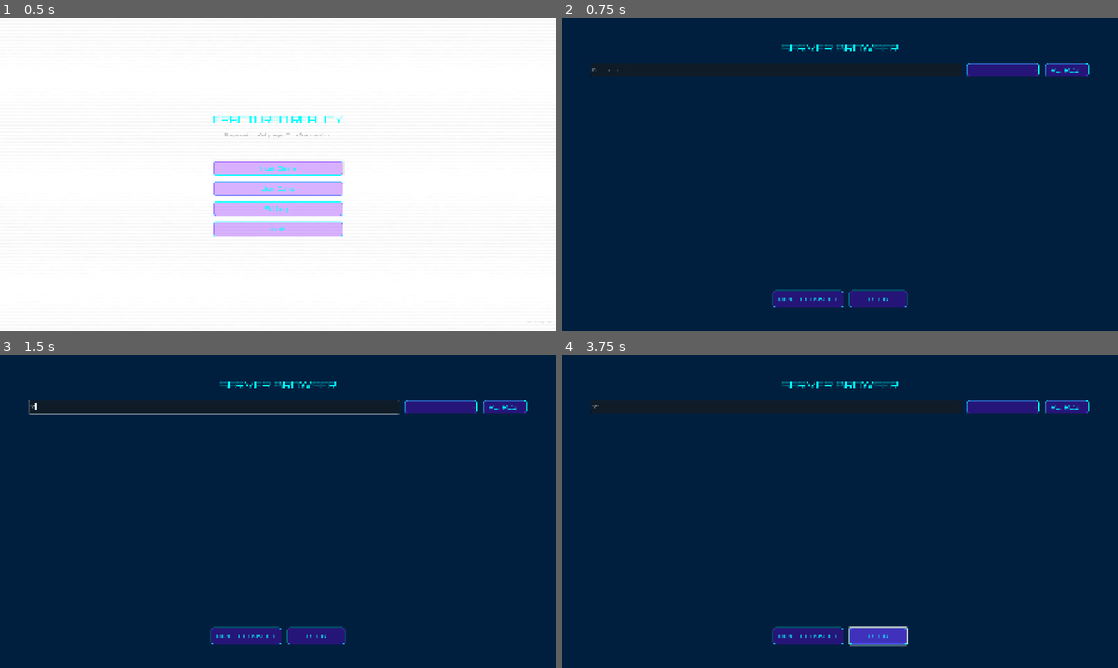
Above: before the commit, frames 1-4 (two rows, left to right).
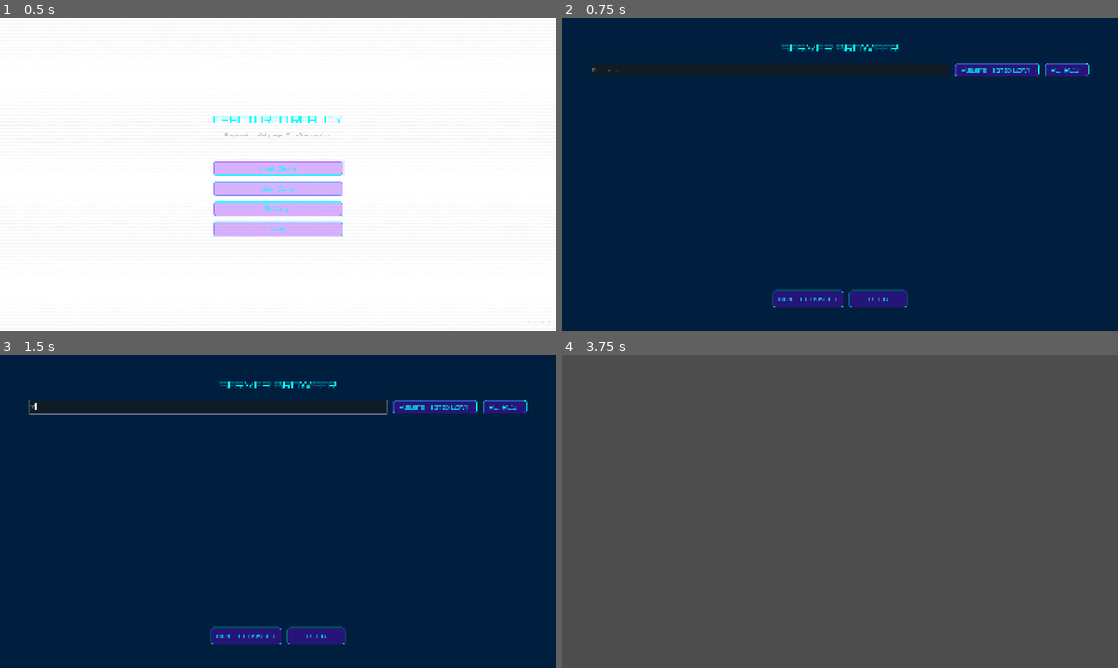
Above: after the commit, the same moments.

Repository: Fallrod2/Fractured-Reality
Game: Godot game, scene res://scenes/ui/main_menu.tscn
The game is run twice, just before and just after one commit, with the same random seed, the same clock (stepped at 60 frames per second) and the same inputs.
Inputs (mouse positions are in pixels of both pictures, inside the frame that each line leads up to; where the layout moved, square brackets give the same spot in the first picture):
- Up to frame 1 (0.5 s): no input
- Up to frame 2 (0.75 s): click "Join Game" at 0.5 s
- Up to frame 3 (1.5 s): click (211, 408) at 1.27 s; type "12" at 1.35 s
- Up to frame 4 (3.75 s): click (995, 408) [1001, 408] at 2 s; click "REFRESH" at 2.75 s; click "BACK" at 3.5 s

Frame 1 is identical in both runs. In frame 2, 0.2% of the frame differs, in the area x 70-85%, y 14-19%; in frame 3, 0.2%; in frame 4, 100%, in the area x 0-100%, y 0-100%.
Error before the commit: Parse Error: Cannot infer the type of "filter_text" variable because the value doesn't have a set type. (res://scripts/ui/server_browser.gd:94)
Error after the commit: Cannot call method 'get_children' on a null value. (res://scripts/ui/server_browser.gd:51)

Commit message:
[Fix] Add explicit type hint to filter_text variable
Fixed GDScript type inference error in server_browser.gd.

Changed filter_text from inferred type (:=) to explicit String type hint
to resolve parser error at line 94.

🤖 Generated with [Claude Code](https://claude.com/claude-code)

Co-Authored-By: Claude <noreply@anthropic.com>

Diff:
--- a/scripts/ui/server_browser.gd
+++ b/scripts/ui/server_browser.gd
@@ -91,7 +91,7 @@
 
 func _display_servers() -> void:
 	"""Display servers in the list."""
-	var filter_text := filter_input.text.to_lower()
+	var filter_text: String = filter_input.text.to_lower()
 
 	for server_data in servers:
 		# Apply filter
